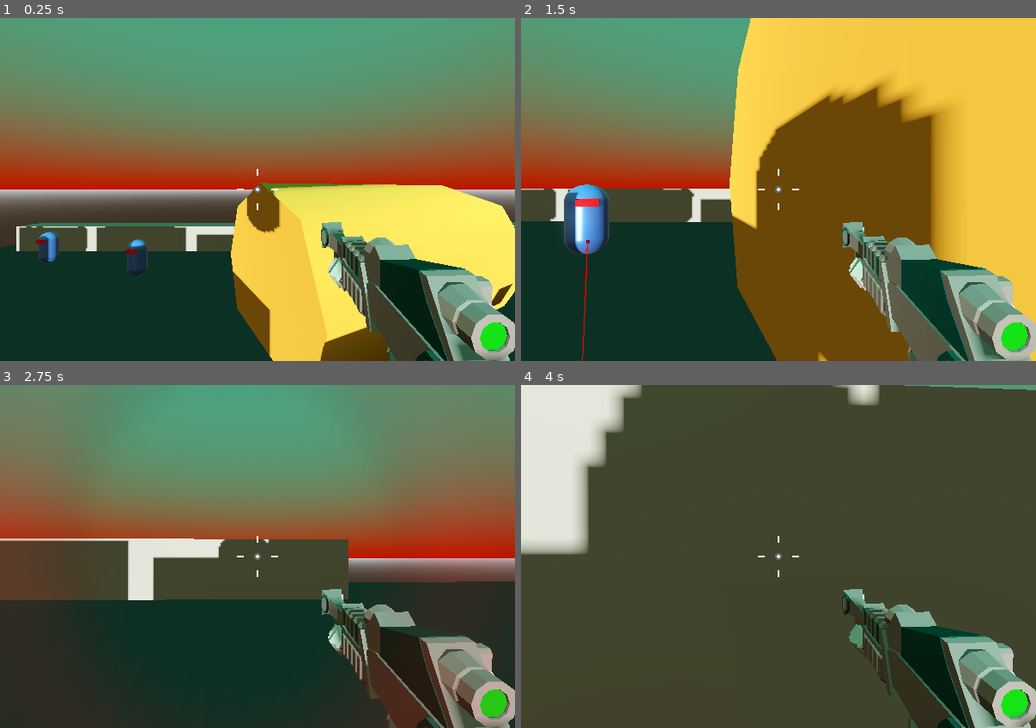
Above: before the commit, frames 1-4 (two rows, left to right).
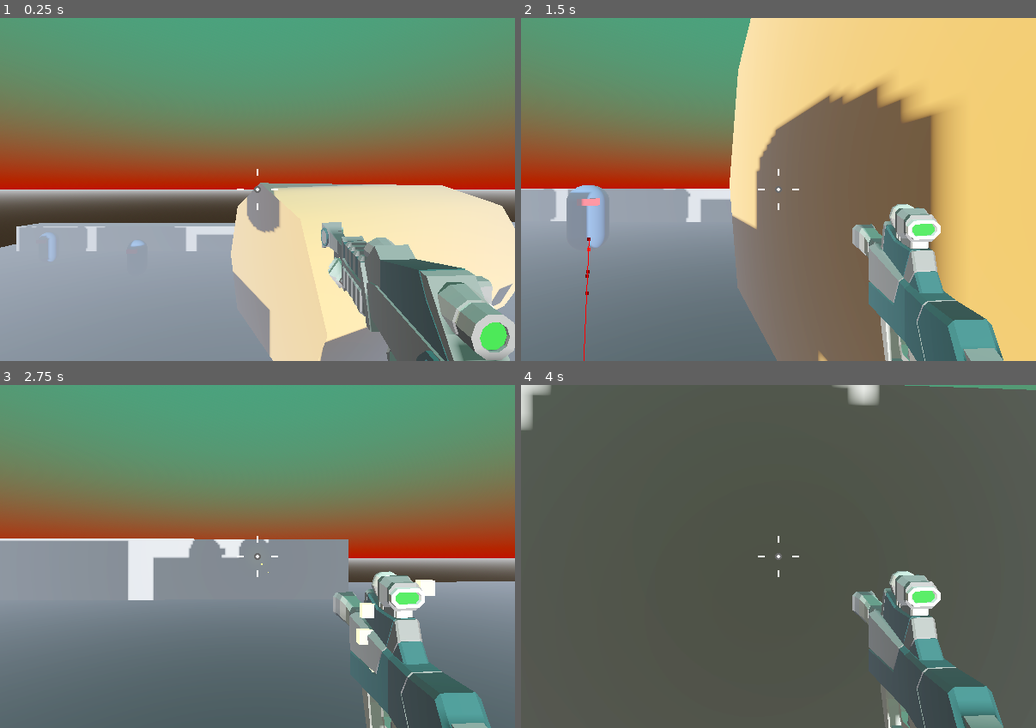
Above: after the commit, the same moments.

Repository: tiagoskaterock/robo-rampage-3d
Game: Godot game, scene res://Levels/Sandbox.tscn
Same seed, same stepped clock (60 frames per second), same inputs: the game is played once before the commit and once after it. Sound files missing from this copy of the repository are replaced by a short silence.
Inputs (mouse positions are in pixels of both pictures, inside the frame that each line leads up to):
- Up to frame 1 (0.25 s): no input
- Up to frame 2 (1.5 s): move the mouse to (804, 189) at 0.52 s; hold Keypad 7 (weapon_7, bound only after the commit) 0.53-1.28 s; hold Keypad 5 (up) from 0.53 s (still down); tap Keypad 0 (jump) at 0.77 s; tap Keypad 8 (weapon_8, bound only after the commit) at 0.8, 1.35 s; move the mouse to (752, 189) at 1.27 s
- Up to frame 3 (2.75 s): keep holding Keypad 5 (up); tap Keypad 0 (jump) at 1.52 s; tap Keypad 7 (weapon_7, bound only after the commit) at 1.55 s; move the mouse to (267, 549) at 2.02 s; press the mouse at (267, 549) at 2.03 s; tap Keypad 8 (weapon_8, bound only after the commit) at 2.3 s
- Up to frame 4 (4 s): keep holding Keypad 5 (up); move the mouse to (773, 563) at 2.77 s; release the mouse at (773, 563) at 2.78 s; tap Keypad 7 (weapon_7, bound only after the commit) at 2.85 s; tap Keypad 0 (jump) at 3.02, 3.77 s; move the mouse to (819, 559) at 3.52 s; hold Keypad 8 (weapon_8, bound only after the commit) from 3.53 s (still down)

The runs differ from the first frame. In frame 1, 43% of the frame differs, in the area x 0-100%, y 48-100%; in frame 2, 78%; in frame 3, 50%; in frame 4, 99%, in the area x 0-100%, y 0-100%.

Commit message:
87. Swapping Weapons

Diff:
--- a/Enemy/enemy.gd
+++ b/Enemy/enemy.gd
@@ -1,7 +1,7 @@
 extends CharacterBody3D
 class_name Enemy
 
-const SPEED = 4.0
+const SPEED = 3.0
 const JUMP_VELOCITY = 4.5
 
 @export var max_hitpoints := 100
--- /dev/null
+++ b/FX/gun_load.tscn
@@ -0,0 +1,8 @@
+[gd_scene load_steps=2 format=3 uid="uid://bu0jwn6mbuw43"]
+
+[ext_resource type="AudioStream" uid="uid://cm0dwkobmytp4" path="res://FX/gun-load.mp3" id="1_rlgif"]
+
+[node name="GunLoad" type="AudioStreamPlayer3D"]
+stream = ExtResource("1_rlgif")
+volume_db = 45.129
+autoplay = true
--- a/Levels/Sandbox.tscn
+++ b/Levels/Sandbox.tscn
@@ -23,6 +23,8 @@
 sky = SubResource("Sky_decom")
 tonemap_mode = 2
 glow_enabled = true
+fog_enabled = true
+fog_density = 0.0945
 
 [sub_resource type="NavigationMesh" id="NavigationMesh_yigfx"]
 vertices = PackedVector3Array(-31.5004, 1.6701, -27.75, -30.0004, 1.6701, -27.75, -29.7504, 1.6701, -29.5, -31.5004, 1. …(14685 unchanged characters)…
--- /dev/null
+++ b/Player/WeaponHandler.gd
@@ -0,0 +1,32 @@
+extends Node3D
+
+@export var weapon_7 : Node3D
+@export var weapon_8 : Node3D
+
+var pre_gun_load = preload("res://FX/gun_load.tscn")
+
+func _ready() -> void:
+	equip(weapon_7)
+
+func equip(active_weapon : Node3D) -> void:
+	for child in get_children():
+		if child == active_weapon:
+			child.visible = true
+			child.set_process(true)
+		else:
+			child.visible = false
+			child.set_process(false)
+
+
+func _unhandled_input(event : InputEvent) -> void:
+	if event.is_action_pressed('weapon_7'):
+		equip(weapon_7)
+		gun_load_sfx()
+	if event.is_action_pressed('weapon_8'):
+		equip(weapon_8)
+		gun_load_sfx()
+
+
+func gun_load_sfx():
+	var gun_load = pre_gun_load.instantiate()
+	get_parent().add_child(gun_load)
--- a/Player/player.tscn
+++ b/Player/player.tscn
@@ -1,9 +1,11 @@
-[gd_scene load_steps=11 format=3 uid="uid://db75qmu2iocgr"]
+[gd_scene load_steps=13 format=3 uid="uid://db75qmu2iocgr"]
 
 [ext_resource type="Script" path="res://Player/player.gd" id="1_xoseh"]
 [ext_resource type="Script" path="res://Player/SmoothCamera.gd" id="2_k6pk0"]
 [ext_resource type="PackedScene" uid="uid://bglx3a0bw2ahw" path="res://Weapons/Rifle.tscn" id="3_4unvg"]
+[ext_resource type="Script" path="res://Player/WeaponHandler.gd" id="3_s88h8"]
 [ext_resource type="Script" path="res://Player/CrossHair.gd" id="4_3mr3h"]
+[ext_resource type="PackedScene" uid="uid://delyw57vwvhao" path="res://Weapons/SMG.tscn" id="4_beyl8"]
 [ext_resource type="Texture2D" uid="uid://du1demqxqudyq" path="res://Player/damage.png" id="5_8w5e3"]
 
 [sub_resource type="CapsuleMesh" id="CapsuleMesh_grsft"]
@@ -92,8 +94,6 @@
 [node name="RemoteTransform3D" type="RemoteTransform3D" parent="CameraPivot/SmoothCamera"]
 remote_path = NodePath("../../../SubViewportContainer/SubViewport/WeaponCamera")
 
-[node name="Rifle" parent="CameraPivot/SmoothCamera" instance=ExtResource("3_4unvg")]
-
 [node name="SubViewportContainer" type="SubViewportContainer" parent="."]
 anchors_preset = 15
 anchor_right = 1.0
@@ -111,6 +111,15 @@
 [node name="WeaponCamera" type="Camera3D" parent="SubViewportContainer/SubViewport"]
 cull_mask = 2
 fov = 40.0
+
+[node name="WeaponHandler" type="Node3D" parent="SubViewportContainer/SubViewport/WeaponCamera" node_paths=PackedStringArray("weapon_7", "weapon_8")]
+script = ExtResource("3_s88h8")
+weapon_7 = NodePath("Rifle")
+weapon_8 = NodePath("SMG")
+
+[node name="Rifle" parent="SubViewportContainer/SubViewport/WeaponCamera/WeaponHandler" instance=ExtResource("3_4unvg")]
+
+[node name="SMG" parent="SubViewportContainer/SubViewport/WeaponCamera/WeaponHandler" instance=ExtResource("4_beyl8")]
 
 [node name="CenterContainer" type="CenterContainer" parent="."]
 anchors_preset = 15
--- a/Weapons/hit_scan_weapon.gd
+++ b/Weapons/hit_scan_weapon.gd
@@ -37,8 +37,10 @@
 
 
 func shoot_fx():
+
 	var pre_gun_shot : PackedScene = preload("res://FX/gun_shot.tscn")
 	var gun_shot = pre_gun_shot.instantiate()
+
 	var pre_rifle_shot : PackedScene = preload("res://FX/rifle_sfx.tscn")
 	var rifle_shot = pre_rifle_shot.instantiate()
 	sandbox.add_child(rifle_shot)
--- a/project.godot
+++ b/project.godot
@@ -53,3 +53,13 @@
 "events": [Object(InputEventMouseButton,"resource_local_to_scene":false,"resource_name":"","device":-1,"window_id":0,"a …(253 unchanged characters)…
 ]
 }
+weapon_7={
+"deadzone": 0.5,
+"events": [Object(InputEventKey,"resource_local_to_scene":false,"resource_name":"","device":-1,"window_id":0,"alt_pressed":false,"shift_pressed":false,"ctrl_pressed":false,"meta_pressed":false,"pressed":false,"keycode":0,"physical_keycode":4194445,"key_label":0,"unicode":55,"echo":false,"script":null)
+]
+}
+weapon_8={
+"deadzone": 0.5,
+"events": [Object(InputEventKey,"resource_local_to_scene":false,"resource_name":"","device":-1,"window_id":0,"alt_pressed":false,"shift_pressed":false,"ctrl_pressed":false,"meta_pressed":false,"pressed":false,"keycode":0,"physical_keycode":4194446,"key_label":0,"unicode":56,"echo":false,"script":null)
+]
+}
Not shown, added: FX/gun-load.mp3.import
Not shown, added: FX/gun-load.mp3
